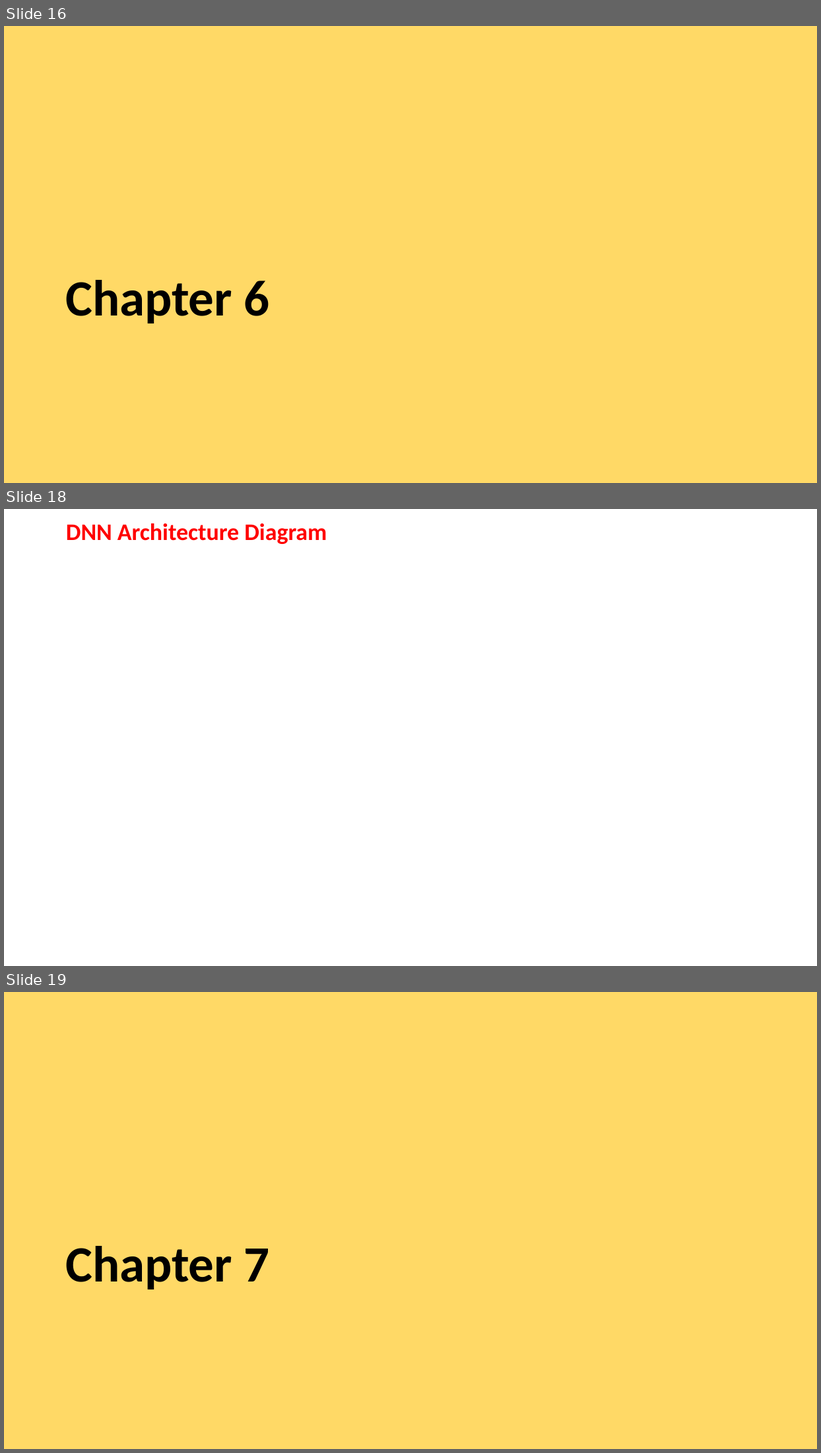
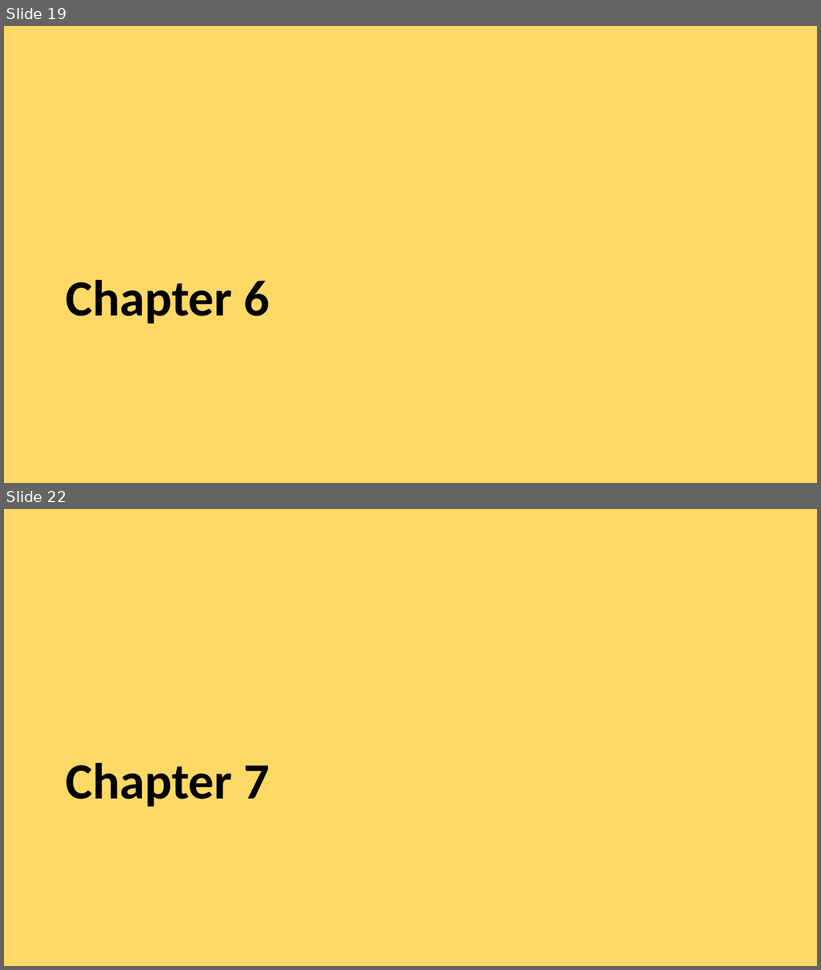
Before and after one commit to valentinandrei/saa_experiments, a slide deck: paper_writing/TOC.pptx. Shown one above the other, each under a label of ours: slides 16, 18 and 19 before the commit, slides 19 and 22 after it; the slides between them are not shown. The pictures are 821x1453 and 821x970 pixels, drawn with LibreOffice and Linux fonts; fonts in the diff are those of the drawing. Boxes give left, top, right and bottom in pixels: in the first picture for what was removed or moved away, otherwise in the second. Text is boxed around its words. In the diff, an @@ line names an element or a change of style, - is before the commit and + after.

```diff
--- a/paper_writing/TOC.pptx
+++ b/paper_writing/TOC.pptx
@@ slide 18 removed at bbox=[4, 509, 817, 966], background #FFFFFF @@
@@ title removed at bbox=[66, 523, 327, 544] @@
-DNN Architecture Diagram
@@ what was slide 16 is now slide 19 @@
@@ what was slide 19 is now slide 22 @@
```
Also in this commit, not shown: 5 slides changed, 6 slides added, 1 other file.
